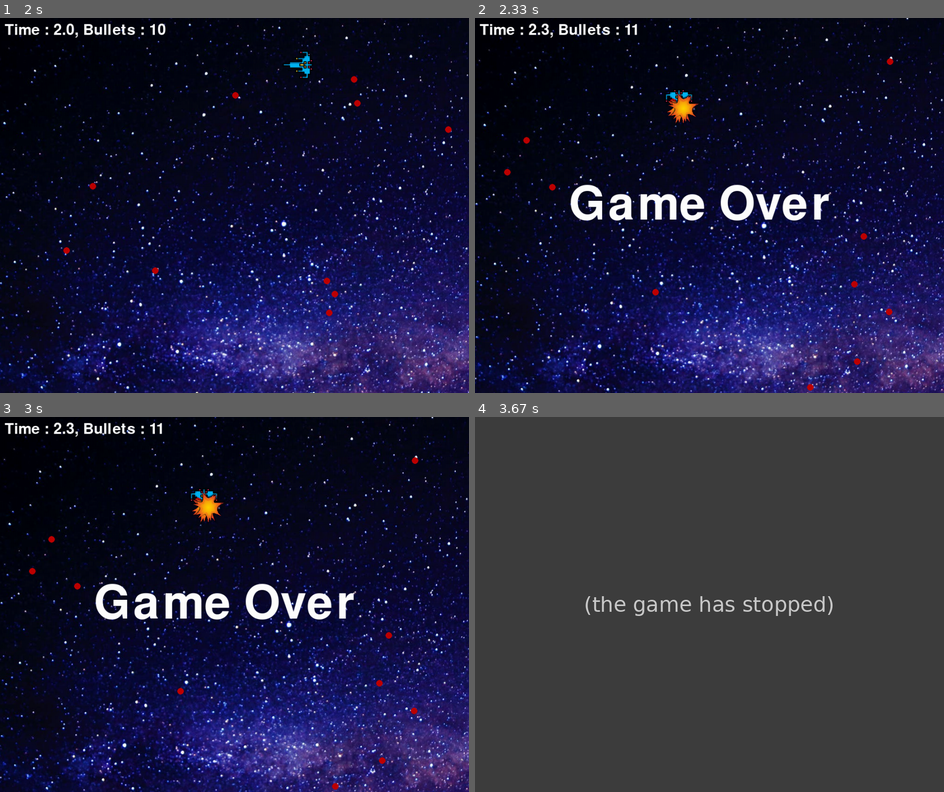
Above: before the commit, frames 1-4 (two rows, left to right).
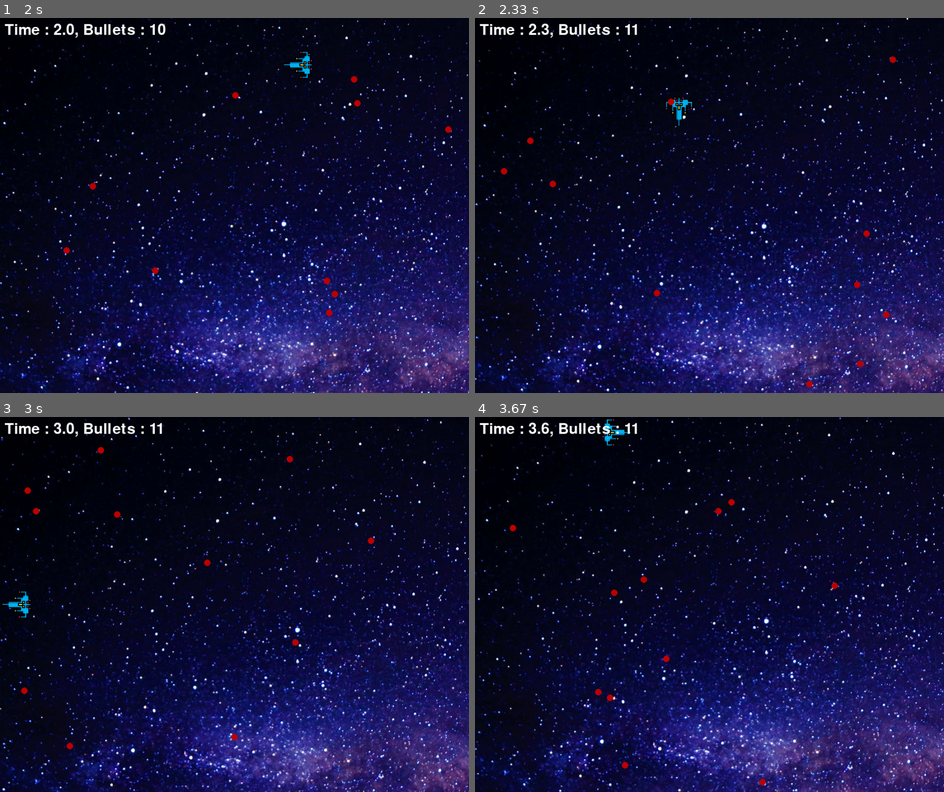
Above: after the commit, the same moments.

Repository: snacktime81/SAST
Game: pygame game, started from pygame_practice/main.py
Two runs of this game, one before a commit and one after it. Both use one fixed random seed, a clock stepped at 60 frames per second and the inputs below.
Inputs:
- Up to frame 1 (2 s): hold Right 0.33-0.8 s; hold Up 0.83-1.13 s; hold Right 1.17-1.63 s; hold Left from 1.67 s (still down)
- Up to frame 2 (2.33 s): release Left at 2.2 s; hold Down from 2.23 s (still down)
- Up to frame 3 (3 s): release Down at 2.53 s; hold Left 2.57-2.97 s
- Up to frame 4 (3.67 s): hold Up 3-3.37 s; hold Right from 3.4 s (still down)

Frame 1 is identical in both runs. In frame 2, 5.7% of the frame differs, in the area x 0-100%, y 0-100%; in frame 3, 20%; in frame 4, 100%.
Before the commit the program exited at 3.3 s; later frames show no game.

Commit message:
Add life system and invincibility system

Diff:
--- a/pygame_practice/main.py
+++ b/pygame_practice/main.py
@@ -50,6 +50,8 @@
 
 bg_to_w = 0
 bg_to_h = 0
+life = 5
+k = -3
 x = 0
 running = True
 gameover = False
@@ -115,12 +117,17 @@
     running = False
   pygame.display.update()
 
-  for b in bullets:
-    if collision(player, b):
-      collision_sound.play()
-      screen.blit(explosion, player.calibpos())
-      pygame.display.update()
-      gameover = True
-
+  if play_time//1000 >= k + 3:
+    for b in bullets:
+      if collision(player, b):
+        collision_sound.play()
+        screen.blit(explosion, player.calibpos())
+        pygame.display.update()
+        life -= 1
+        k = play_time//1000
+        if life == 0:
+          gameover = True
+  else:
+    continue
 
 time.sleep(1)
